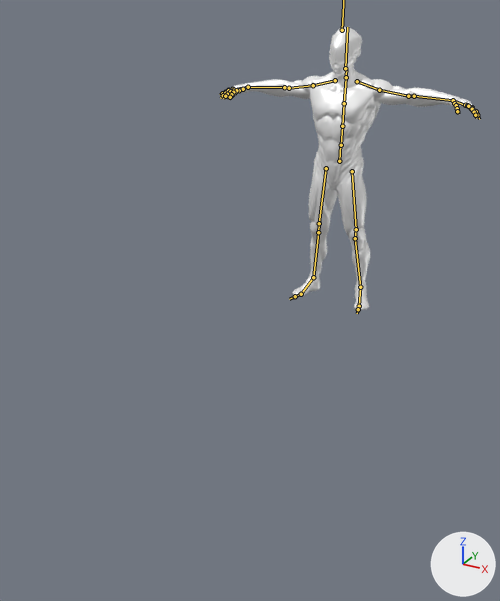
An edit to the FBX model Assets/FBX/Player/FBX_Player.fbx, drawn before and after from the same camera.
Rendered twice from a 50 mm camera at (1.77, -4.52, 2.08) aimed at (0.17, -1.62, 0.63). Arrows for +X, +Y and +Z are at lower right; the lights stay in place. The bones that bend it are drawn over the model as lines.
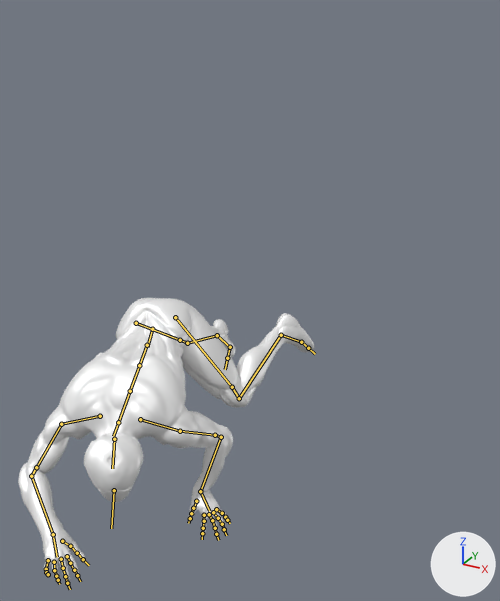
The newer file adds an action. The first version stands in its rest pose; the second is drawn at frame 23 of the action 'Skeleton|Roll Forward'.

What the commit changed:
Bone 'Hips' (bone_hips) moves from (0.0, 0.0, 0.0) to (5.6, -30.1, 228.7).
Bone 'Hips' (bone_hips) turns from (0, 0, 0) to (113, 18, 14) degrees about its own x, y and z.
Bone 'Spine' (bone_spine) turns from (0, 0, 0) to (0, -2, 1) degrees about its own x, y and z.
Bone 'Spine1' (bone_spine1) turns from (0, 0, 0) to (0, -6, 0) degrees about its own x, y and z.
Bone 'Spine2' (bone_spine2) turns from (0, 0, 0) to (0, -6, 0) degrees about its own x, y and z.
Bone 'Neck' (bone_neck) turns from (0, 0, 0) to (-3, -1, 1) degrees about its own x, y and z.
Bone 'Head' (bone_head) turns from (0, 0, 0) to (-28, -4, -17) degrees about its own x, y and z.
Bone 'LeftShoulder' (bone_leftshoulder) turns from (0, 0, 0) to (-4, 11, 29) degrees about its own x, y and z.
Bone 'LeftArm' (bone_leftarm) turns from (0, 0, 0) to (33, -36, 2) degrees about its own x, y and z.
Bone 'LeftForeArm' (bone_leftforearm) turns from (0, 0, 0) to (4, 9, 69) degrees about its own x, y and z.
Bone 'LeftHand' (bone_lefthand) turns from (0, 0, 0) to (-83, 0, -14) degrees about its own x, y and z.
Bone 'LeftHandThumb1' (bone_lefthandthumb1) turns from (0, 0, 0) to (-12, 0, 4) degrees about its own x, y and z.
Bone 'LeftHandThumb2' (bone_lefthandthumb2) turns from (0, 0, 0) to (-25, 4, -3) degrees about its own x, y and z.
Bone 'LeftHandIndex1' (bone_lefthandindex1) turns from (0, 0, 0) to (-3, 3, 13) degrees about its own x, y and z.
Bone 'LeftHandRing1' (bone_lefthandring1) turns from (0, 0, 0) to (-2, 0, -14) degrees about its own x, y and z.
Bone 'LeftHandPinky1' (bone_lefthandpinky1) turns from (0, 0, 0) to (-4, -1, -23) degrees about its own x, y and z.
Bone 'RightShoulder' (bone_rightshoulder) turns from (0, 0, 0) to (-21, -8, -15) degrees about its own x, y and z.
Bone 'RightArm' (bone_rightarm) turns from (0, 0, 0) to (-58, 52, -88) degrees about its own x, y and z.
Bone 'RightForeArm' (bone_rightforearm) turns from (0, 0, 0) to (5, -44, -61) degrees about its own x, y and z.
Bone 'RightHand' (bone_righthand) turns from (0, 0, 0) to (-19, 1, 10) degrees about its own x, y and z.
Bone 'RightHandThumb2' (bone_righthandthumb2) turns from (0, 0, 0) to (-7, -4, 10) degrees about its own x, y and z.
Bone 'RightHandMiddle1' (bone_righthandmiddle1) turns from (0, 0, 0) to (19, 2, 1) degrees about its own x, y and z.
Bone 'RightHandRing1' (bone_righthandring1) turns from (0, 0, 0) to (26, 0, 5) degrees about its own x, y and z.
Bone 'RightHandRing2' (bone_righthandring2) turns from (0, 0, 0) to (23, 0, -2) degrees about its own x, y and z.
Bone 'RightHandPinky1' (bone_righthandpinky1) turns from (0, 0, 0) to (29, -4, 19) degrees about its own x, y and z.
Bone 'RightHandPinky2' (bone_righthandpinky2) turns from (0, 0, 0) to (22, 1, -3) degrees about its own x, y and z.
Bone 'LeftUpLeg' (bone_leftupleg) turns from (0, 0, 0) to (99, -29, 14) degrees about its own x, y and z.
Bone 'LeftLeg' (bone_leftleg) turns from (0, 0, 0) to (-96, 9, -10) degrees about its own x, y and z.
Bone 'LeftFoot' (bone_leftfoot) turns from (0, 0, 0) to (-1, 13, -19) degrees about its own x, y and z.
Bone 'LeftToeBase' (bone_lefttoebase) turns from (0, 0, 0) to (-16, 4, -2) degrees about its own x, y and z.
Bone 'RightUpLeg' (bone_rightupleg) turns from (0, 0, 0) to (59, 4, 25) degrees about its own x, y and z.
Bone 'RightLeg' (bone_rightleg) turns from (0, 0, 0) to (-13, -27, 1) degrees about its own x, y and z.
Bone 'RightFoot' (bone_rightfoot) turns from (0, 0, 0) to (-33, -9, 9) degrees about its own x, y and z.
Bone 'RightToeBase' (bone_righttoebase) turns from (0, 0, 0) to (38, 15, -19) degrees about its own x, y and z.

Where the change shows, as pixel boxes (x1, y1, x2, y2) in the pictures (500 x 601 px):
'Mesh', posed (16% wider): before (224, 27, 478, 310); after (18, 298, 314, 581)
bone 'Hips', root to tip: before (339, 161) to (340, 145); after (152, 329) to (147, 347)
bone 'Spine', root to tip: before (341, 145) to (342, 126); after (147, 345) to (139, 365)
bone 'Spine1', root to tip: before (342, 126) to (344, 103); after (139, 365) to (130, 391)
bone 'Spine2', root to tip: before (344, 103) to (346, 78); after (130, 391) to (118, 422)
bone 'Neck', root to tip: before (346, 77) to (346, 67); after (118, 422) to (113, 436)
bone 'Head', root to tip: before (345, 68) to (347, 27); after (114, 439) to (112, 468)
bone 'LeftShoulder', root to tip: before (357, 81) to (379, 90); after (140, 419) to (180, 431)
bone 'LeftArm', root to tip: before (379, 90) to (408, 96); after (180, 431) to (215, 435)
bone 'LeftForeArm', root to tip: before (414, 96) to (453, 100); after (221, 437) to (200, 491)
bone 'LeftHand', root to tip: before (453, 100) to (466, 105); after (200, 491) to (209, 511)
bone 'LeftHandThumb1', root to tip: before (454, 103) to (456, 105); after (196, 501) to (194, 508)
bone 'LeftHandThumb2', root to tip: before (456, 105) to (457, 108); after (193, 508) to (191, 513)
bone 'LeftHandIndex1', root to tip: before (465, 105) to (469, 106); after (204, 515) to (203, 521)
bone 'LeftHandRing1', root to tip: before (468, 106) to (472, 108); after (213, 512) to (218, 518)
bone 'LeftHandPinky1', root to tip: before (468, 106) to (472, 109); after (216, 509) to (222, 513)
bone 'RightShoulder', root to tip: before (335, 80) to (313, 85); after (100, 416) to (61, 424)
bone 'RightArm', root to tip: before (313, 85) to (289, 88); after (61, 424) to (36, 467)
bone 'RightForeArm', root to tip: before (284, 87) to (248, 87); after (31, 476) to (53, 534)
bone 'RightHand', root to tip: before (248, 87) to (235, 89); after (53, 534) to (57, 557)
bone 'RightHandThumb2', root to tip: before (239, 90) to (235, 92); after (70, 546) to (77, 553)
bone 'RightHandMiddle1', root to tip: before (233, 89) to (228, 90); after (61, 559) to (63, 568)
bone 'RightHandRing1', root to tip: before (234, 90) to (230, 91); after (54, 562) to (55, 570)
bone 'RightHandRing2', root to tip: before (230, 91) to (227, 94); after (54, 570) to (56, 576)
bone 'RightHandPinky1', root to tip: before (236, 90) to (233, 92); after (48, 560) to (46, 569)
bone 'RightHandPinky2', root to tip: before (233, 92) to (231, 94); after (46, 569) to (46, 572)
bone 'LeftUpLeg', root to tip: before (352, 171) to (356, 229); after (175, 317) to (232, 387)
bone 'LeftLeg', root to tip: before (355, 238) to (360, 287); after (239, 398) to (281, 335)
bone 'LeftFoot', root to tip: before (360, 287) to (359, 306); after (281, 335) to (301, 342)
bone 'LeftToeBase', root to tip: before (359, 306) to (358, 309); after (301, 342) to (308, 348)
bone 'RightUpLeg', root to tip: before (326, 168) to (319, 223); after (136, 323) to (180, 340)
bone 'RightLeg', root to tip: before (318, 232) to (313, 277); after (187, 343) to (217, 335)
bone 'RightFoot', root to tip: before (313, 277) to (301, 294); after (217, 335) to (230, 347)
bone 'RightToeBase', root to tip: before (301, 294) to (295, 296); after (230, 347) to (227, 358)
